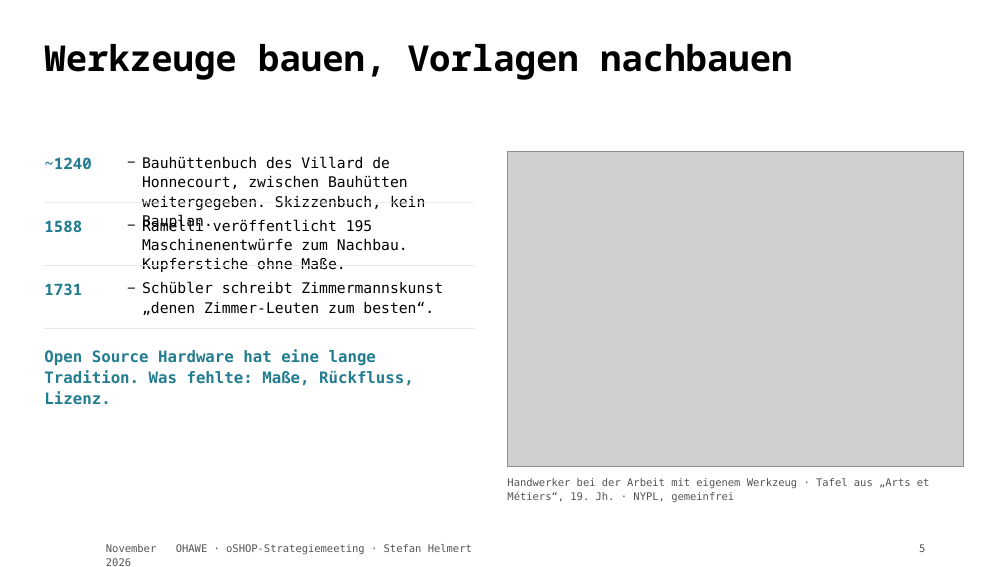
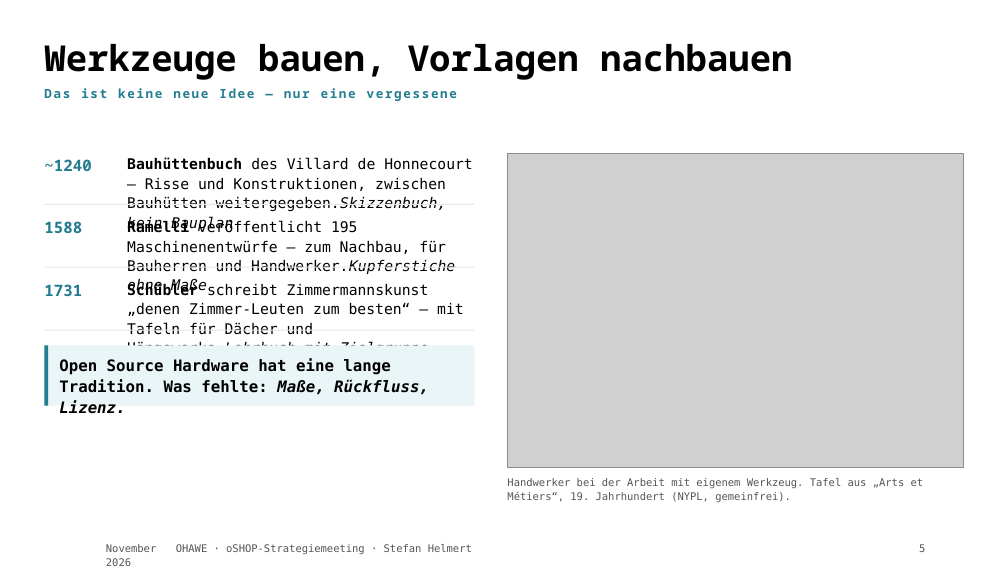
Before and after one commit to TheTesla/slides-oshop-strategieemeeting-ohawe, a slide deck: slide 5 of ohawe-strategie.pptx. Drawn at 1008x567 pixels with LibreOffice and Linux fonts; fonts in the diff are those of the drawing; grey boxes stand for pictures; background and template pictures are left out. Boxes give left, top, right and bottom in pixels: in the first picture for what was removed or moved away, otherwise in the second. Text is boxed around its words. In the diff, an @@ line names an element or a change of style, - is before the commit and + after.

```diff
--- a/ohawe-strategie.pptx
+++ b/ohawe-strategie.pptx
@@ text added at <box>44,88,457,101</box>, 12 pt, text #237C8F, bold @@
+Das ist keine neue Idee — nur eine vergessene
@@ text at <box>127,157,473,231</box>: text changed @@
-− Bauhüttenbuch des Villard de Honnecourt, zwischen Bauhütten weitergegeben. Skizzenbuch, kein Bauplan.
+Bauhüttenbuch des Villard de Honnecourt — Risse und Konstruktionen, zwischen Bauhütten weitergegeben.Skizzenbuch, kein Bauplan
@@ text at <box>127,220,455,294</box>: text changed @@
-− Ramelli veröffentlicht 195 Maschinenentwürfe zum Nachbau. Kupferstiche ohne Maße.
+Ramelli veröffentlicht 195 Maschinenentwürfe — zum Nachbau, für Bauherren und Handwerker.Kupferstiche ohne Maße
@@ text at <box>127,283,464,372</box>: text changed @@
-− Schübler schreibt Zimmermannskunst „denen Zimmer-Leuten zum besten“.
+Schübler schreibt Zimmermannskunst „denen Zimmer-Leuten zum besten“ — mit Tafeln für Dächer und Hängewerke.Lehrbuch mit Zielgruppe Handwerk
@@ rectangle added at <box>45,346,475,406</box>, fill #EAF5F7 @@
@@ rectangle added at <box>45,346,48,406</box>, fill #237C8F @@
@@ text "Open Source Hardware hat eine ...": place and size @@
-text "Open Source Hardware hat eine ..." at <box>44,349,414,405</box>
+text "Open Source Hardware hat eine ..." at <box>59,358,429,395</box>
@@ text "Open Source Hardware hat eine ..." at <box>59,358,429,395</box>: text colour #237C8F to #000000; italic on in "Maße, Rückfluss, Lizenz."; less space between paragraphs @@
@@ text at <box>507,478,924,502</box>: text changed @@
-Handwerker bei der Arbeit mit eigenem Werkzeug · Tafel aus „Arts et Métiers“, 19. Jh. · NYPL, gemeinfrei
+Handwerker bei der Arbeit mit eigenem Werkzeug. Tafel aus „Arts et Métiers“, 19. Jahrhundert (NYPL, gemeinfrei).
```
Also in this commit, not shown: 10 other slides changed, 2 other files.
